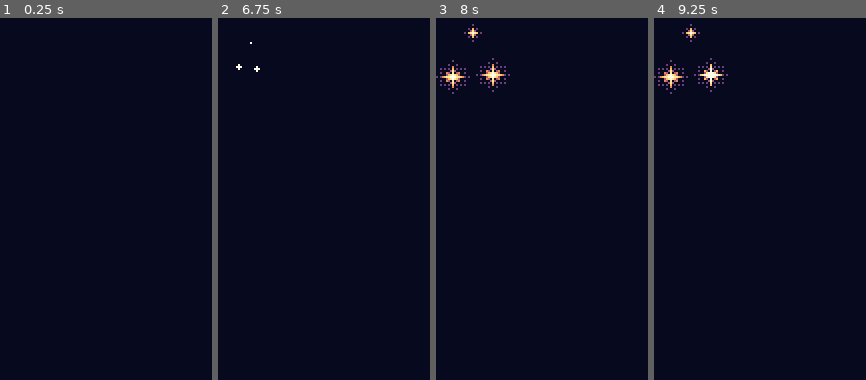
Above: before the commit, frames 1-4 (left to right).
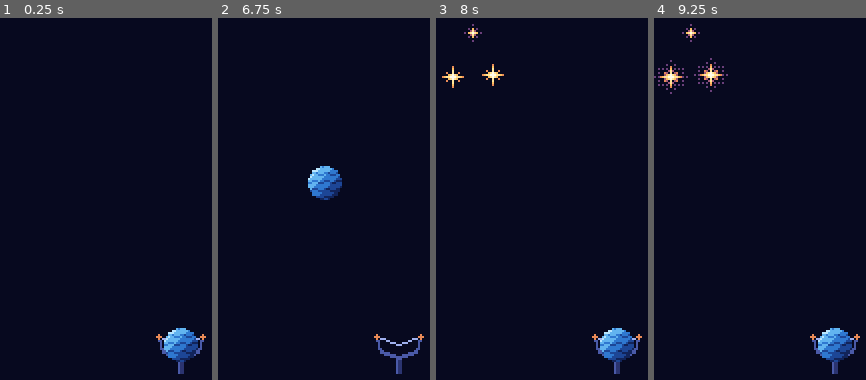
Above: after the commit, the same moments.

Repository: mrafael1/DustInSpace
Game: Godot game, scene res://game/scenes/main.tscn
Same seed, same stepped clock (60 frames per second), same inputs: the game is played once before the commit and once after it.
Inputs (mouse positions are in pixels of both pictures, inside the frame that each line leads up to):
- Up to frame 1 (0.25 s): no input
- Up to frame 2 (6.75 s): tap Enter at 0.5, 2, 3.5 s; move the mouse to (outside the picture) at 0.52 s; hold Shift 0.53-1.25 s; click (outside the picture) at 0.67 s; tap Space at 1.25, 2.75, 4.25 s; drag from (326, 155) to (379, 253) at 1.27 s; move the mouse to (outside the picture) at 2.02 s; tap Ctrl at 2.1 s; click (outside the picture) at 2.17 s; drag from (379, 253) to (290, 28) at 2.77 s; move the mouse to (outside the picture) at 3.52 s; tap B at 3.6 s; click (outside the picture) at 3.67 s; drag from (290, 28) to (outside the picture) at 4.27 s; move the mouse to (415, 122) at 5.02 s; tap Alt at 5.1 s; click (415, 122) at 5.17 s; drag from (outside the picture) to (326, 155) at 5.77 s; move the mouse to (outside the picture) at 6.52 s; tap L at 6.6 s; click (outside the picture) at 6.67 s
- Up to frame 3 (8 s): drag from (544, 155) to (597, 253) at 7.27 s
- Up to frame 4 (9.25 s): move the mouse to (outside the picture) at 8.02 s; hold Shift 8.03-8.75 s; click (outside the picture) at 8.17 s; drag from (815, 253) to (726, 28) at 8.77 s

The runs differ from the first frame. In frame 1, 1.5% of the frame differs, in the area x 73-98%, y 85-99%; in frame 2, 1.8%; in frame 3, 1.9%, in the area x 0-98%, y 11-99%; in frame 4, 1.6%.

Commit message:
feat: main scene has the launcher at the bottom of the land
Co-Authored-By: Claude Opus 5.5 <noreply@anthropic.com>

Diff:
--- a/game/scenes/main.tscn
+++ b/game/scenes/main.tscn
@@ -1,14 +1,18 @@
-[gd_scene load_steps=5 format=3]
+[gd_scene load_steps=6 format=3]
 
 [ext_resource type="Script" path="res://game/scenes/main.gd" id="1_main"]
 [ext_resource type="Script" path="res://game/scenes/event_sequencer.gd" id="2_sequencer"]
 [ext_resource type="PackedScene" path="res://game/scenes/sky.tscn" id="3_sky"]
 [ext_resource type="Script" path="res://game/scenes/debug_keys.gd" id="4_debug_keys"]
+[ext_resource type="PackedScene" path="res://game/scenes/launcher.tscn" id="5_launcher"]
 
 [node name="Main" type="Node2D"]
 script = ExtResource("1_main")
 
 [node name="Sky" parent="." instance=ExtResource("3_sky")]
+
+[node name="Launcher" parent="." instance=ExtResource("5_launcher")]
+position = Vector2(90, 270)
 
 [node name="DebugKeys" type="Node" parent="."]
 script = ExtResource("4_debug_keys")
--- a/tests/test_main.gd
+++ b/tests/test_main.gd
@@ -92,7 +92,7 @@
 	var sky: SkyView = main.get_node("Sky")
 	var sequencer: EventSequencer = main.get_node("EventSequencer")
 	main.run.launch(Vector2i(90, 160))
-	sequencer.advance(0.0)
+	_play_until_idle(sequencer)
 	assert_eq(sky.star_count(), main.run.stars.size())
 	main.start_run(Fixtures.balance())
 	assert_eq(sky.star_count(), 0, "a restart empties the sky")
